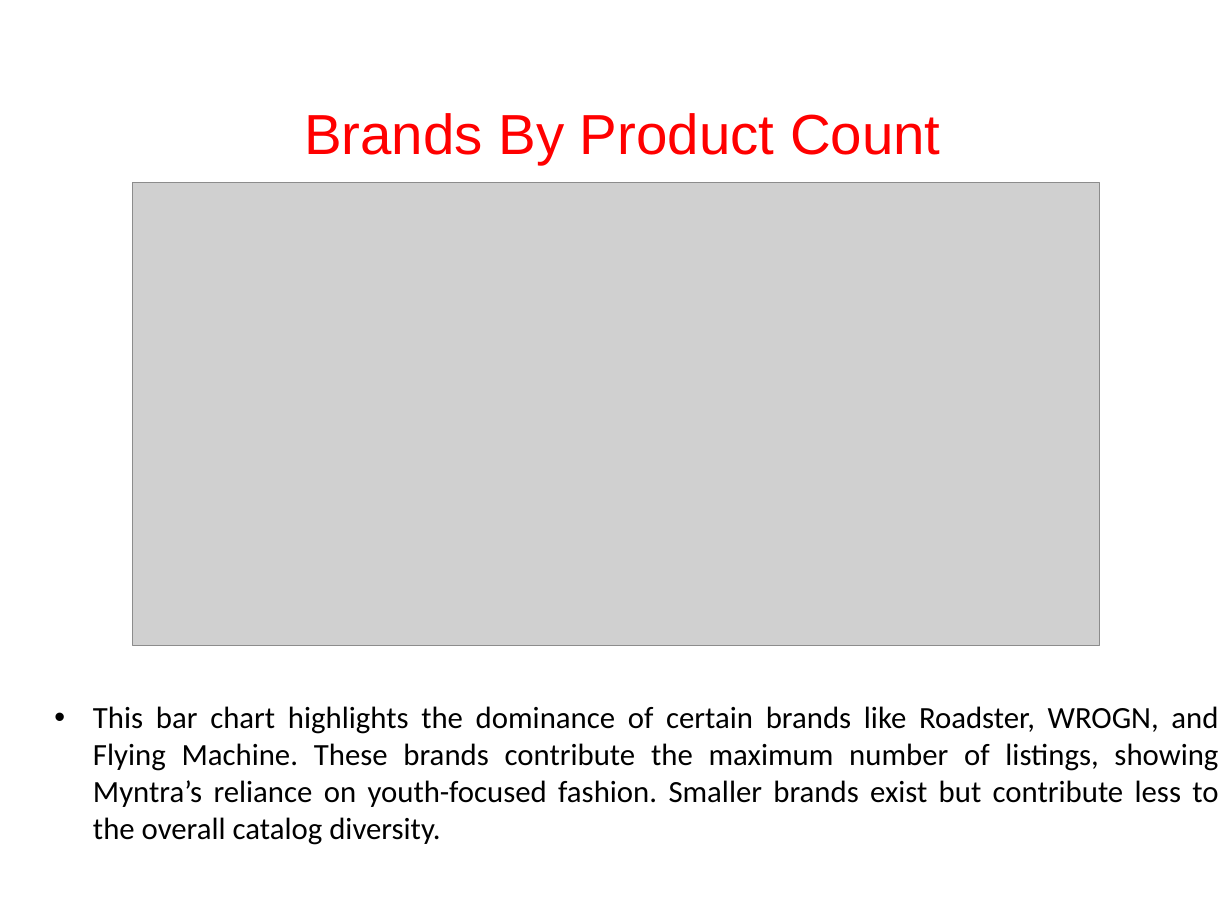
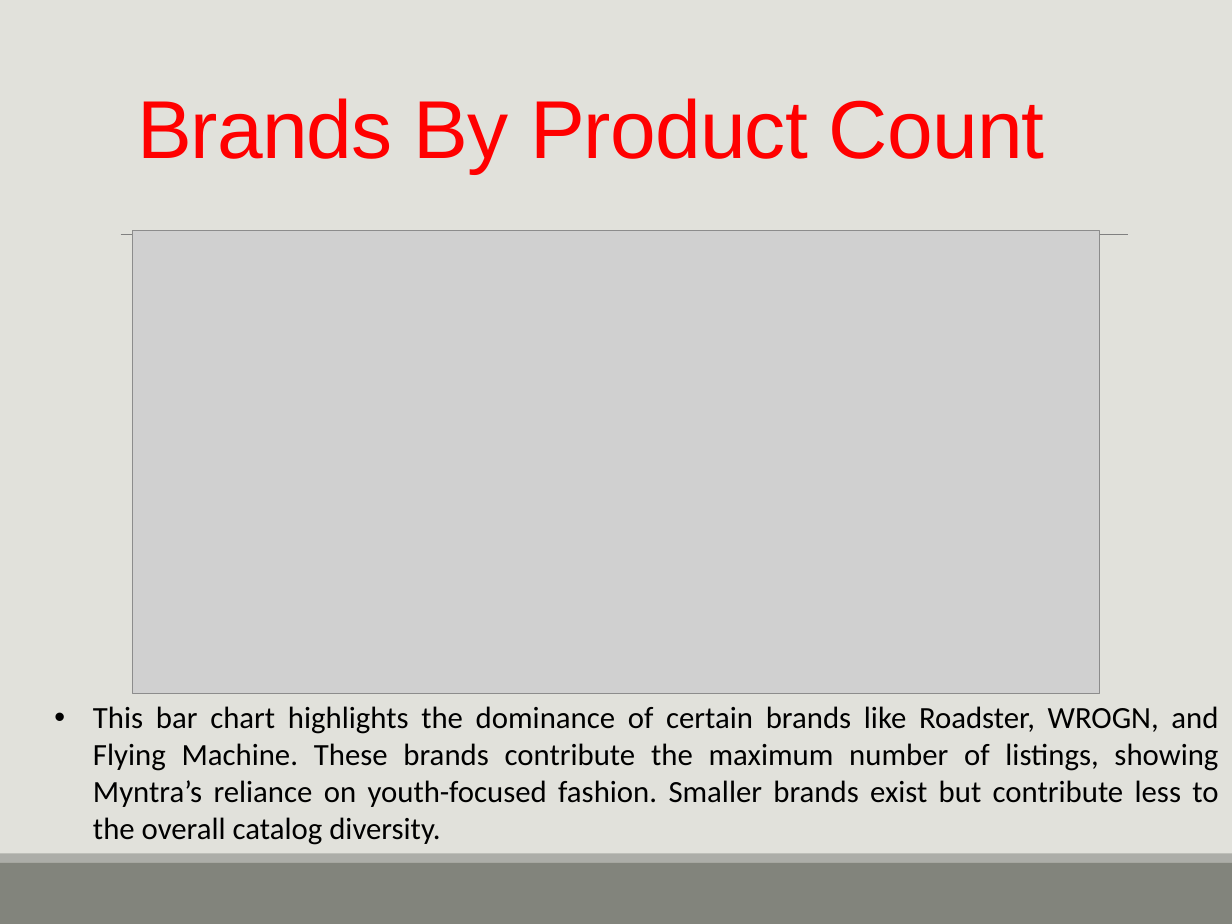
Before and after one commit to srinija1111/BigDataAnalytics, a slide deck: slide 6 of 7. Myntra Sales Analysis(Mini Project)/myntra sales ppt.pptx (slide 7 before the commit). Drawn at 1232x924 pixels with LibreOffice and Linux fonts; fonts in the diff are those of the drawing; grey boxes stand for pictures. Boxes give left, top, right and bottom in pixels: in the first picture for what was removed or moved away, otherwise in the second. Text is boxed around its words. In the diff, an @@ line names an element or a change of style, - is before the commit and + after.

```diff
--- a/7. Myntra Sales Analysis(Mini Project)/myntra sales ppt.pptx
+++ b/7. Myntra Sales Analysis(Mini Project)/myntra sales ppt.pptx
@@ background #FFFFFF to #E1E1DB @@
@@ title "Brands By Product Count" at (137,98,1045,173): size 33 to 48 pt, letter spacing 0 to -0.5 pt; line spacing 0.9 to 0.85; vertical alignment middle to bottom @@
@@ line added from (121, 234) to (1127, 234), #808080 0.5 pt @@
@@ picture: place and size @@
-picture at (133,182,1099,646)
+picture at (133,230,1099,694)
@@ rectangle added at (0,862,1232,924), fill #82847C @@
@@ rectangle added at (0,854,1232,862), fill #ACADA8 @@
```
Also in this commit, not shown: 10 other slides changed, 2 slides removed.
